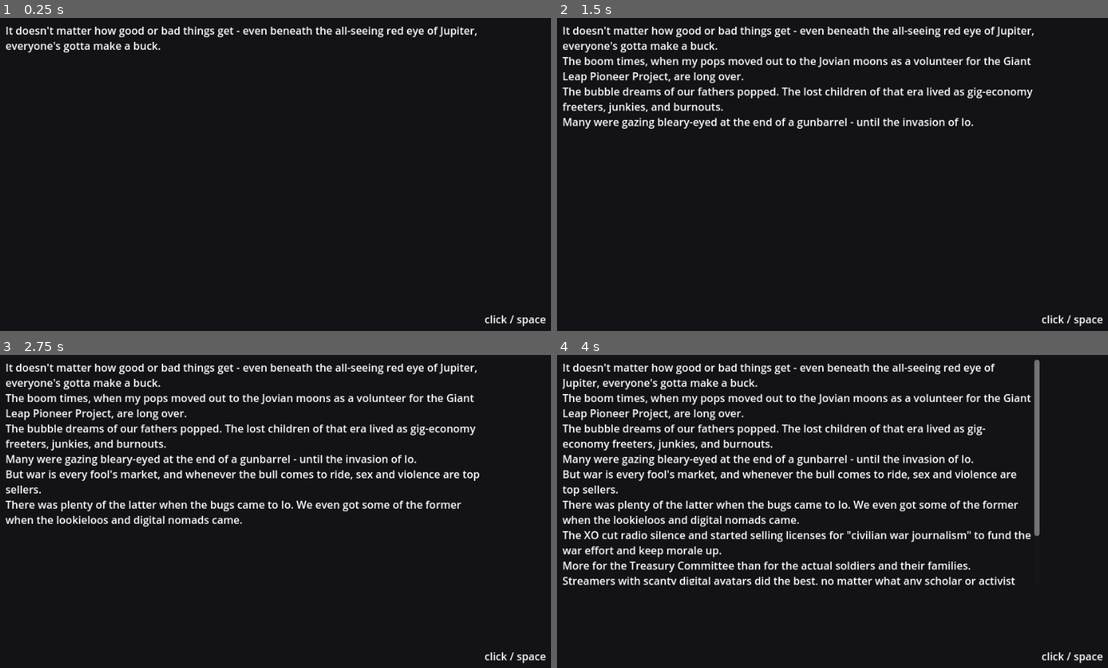
Above: before the commit, frames 1-4 (two rows, left to right).
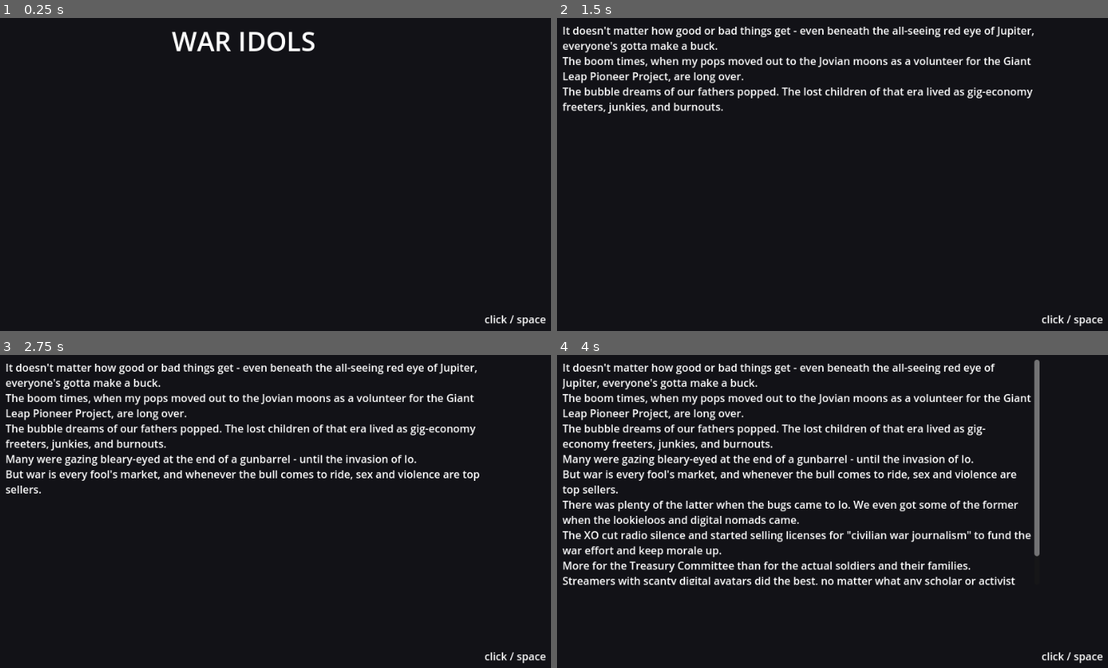
Above: after the commit, the same moments.

Repository: Wasumyon/war-idols
Game: Godot game, scene res://vn/vn.tscn
Two runs of this game, one before a commit and one after it. Both use one fixed random seed, a clock stepped at 60 frames per second and the inputs below. This scene is started directly instead of the project's main scene.
Inputs (mouse positions are in pixels of both pictures, inside the frame that each line leads up to):
- Up to frame 1 (0.25 s): no input
- Up to frame 2 (1.5 s): tap Enter at 0.5 s; move the mouse to (942, 143) at 0.52 s; hold D (turnRight) 0.53-1.28 s; tap Ctrl (drift) at 0.6 s; click (942, 143) at 0.67 s; tap Space at 0.77, 1.25 s; move the mouse to (672, 180) at 1.27 s; hold S (brake) from 1.28 s (still down); tap R at 1.35 s
- Up to frame 3 (2.75 s): tap Space at 1.52 s; tap Enter at 2 s; move the mouse to (308, 420) at 2.02 s; release S (brake) at 2.03 s; hold D (turnRight) from 2.03 s (still down); tap Shift at 2.1 s
- Up to frame 4 (4 s): tap Space at 2.75, 3.02, 3.77 s; move the mouse to (771, 570) at 2.77 s; release D (turnRight) at 2.78 s; hold W (accelerate) 2.78-3.53 s; tap Enter at 2.85, 3.5 s; click (771, 570) at 2.92 s; move the mouse to (992, 552) at 3.52 s; hold A (turnLeft) from 3.53 s (still down); tap Ctrl (drift) at 3.6 s

The runs differ from the first frame. In frame 1, 2.2% of the frame differs, in the area x 1-87%, y 2-12%; in frame 2, 1.1%; in frame 3, 1.8%; in frame 4, less than 0.1%.

Commit message:
VN: per-line appearance directives, sfx/music, colon-safe narration parsing

Diff:
--- a/car/vn/vn.gd
+++ b/car/vn/vn.gd
@@ -1,30 +1,40 @@
 extends Control
 ## Kinetic-VN driver. Reads a plain-text script - no JSON, no build step.
 ##
-## FORMAT
-##   == label          start a labelled beat (a jump target)
-##   Name: line        a dialogue line (BBCode allowed)
-##   (no colon) line   NARRATION - unattributed, full screen. Consecutive
-##                     narration lines merge into one block.
-##   Narrator: line    same as above (kept for readability); never shows a name.
+## LINE TYPES
+##   Name: text        dialogue  -> bottom box, name label, typewriter
+##   text / Narrator:  narration -> full screen, no name, one line added per click
 ##   ? choice text     a branch under the line above
-##   + stat n          effect for the branch above (or the beat, if no branch yet)
-##   -> label          jump to a label; leave blank to end the scene
-##   @ verb args       staging for the NEXT line
+##   + stat n          effect for the branch/line above (e.g. + hype 5)
+##   -> label          jump to a label; blank ends the scene
+##   == label          a named beat to jump to
 ##   # comment         ignored
 ##
-## @ VERBS
-##   @ stage <text>    a freeform stage direction; shown italic above the line
-##   @ input_name      open the name-entry panel while this line shows
+## DIRECTIVES  (own line; applies to the NEXT line)
+##   @ stage <text>    stage direction -> italic line above the dialogue
+##   @ fullscreen      force the full-screen narration look
+##   @ box             force the bottom dialogue box
+##   @ center          centre the text
+##   @ right           right-align the text
+##   @ small           smaller text
+##   @ large           larger text
+##   @ input_name      open the name-entry panel
+##   @ sfx <name>      play car/vn/sfx/<name>.ogg|wav|mp3 (one-shot)
+##   @ music <name>    swap the looping music; "@ music stop" stops it
 ##   @ portrait <who>  show a portrait (not wired to art yet)
 ##   @ sfx <name>      one-shot sound (not wired yet)
 ##   @ call <scene>    hand off to another scene (not wired yet)
 ##
-## SPEAKER
-##   "Player:" resolves to Game.display_name() - "Blockhead" until the player
-##   enters a name, then that name. "{player}" in the text expands the same way.
+## HOW A LINE IS CLASSIFIED: if the text before the first ":" is a single word
+## (no spaces), it's a speaker; otherwise the whole line is narration. So
+## "Chip: hi" is dialogue, but "Our contract: split 50/50" is narration.
+##
+## "Player:" resolves to Game.display_name() - "Blockhead" until the player
+## enters a name, then that name. "{player}" in text expands the same way.
 
 const CHARS_PER_SEC := 45.0
+const SFX_DIR := "res://vn/sfx/"
+const SFX_EXTS := ["ogg", "wav", "mp3"]
 
 ## Leave blank to play through Game.chapters in order; set a path to test one file.
 @export var chapter_file := ""
@@ -46,6 +56,8 @@
 @onready var hint: Label = $Hint
 @onready var name_panel: PanelContainer = $NamePanel
 @onready var name_input: LineEdit = $NamePanel/VBox/NameInput
+@onready var sfx_player: AudioStreamPlayer = $Sfx
+@onready var music_player: AudioStreamPlayer = $Music
 
 
 func _ready() -> void:
@@ -116,22 +128,21 @@
 				cur["force_end"] = (lbl == "")
 		else:
 			var spk := ""
-			var body := ""
+			var body := line
 			var i := line.find(":")
-			if i >= 0:
-				spk = line.substr(0, i).strip_edges()
-				body = line.substr(i + 1).strip_edges()
-			else:
-				body = line   # a bare line is narration
+			if i > 0:
+				var prefix := line.substr(0, i).strip_edges()
+				if prefix != "" and not prefix.contains(" ") and prefix.length() <= 24:
+					spk = prefix
+					body = line.substr(i + 1).strip_edges()
 			var is_narr: bool = spk == "" or spk == "Narrator" or spk == "~"
 
-			# Merge consecutive narration into one full-screen block.
-			if is_narr and not blocks.is_empty():
+			# Merge consecutive narration into a single full-screen block.
+			# A staged line stands alone so its directives don't leak.
+			if is_narr and pending_staging.is_empty() and not blocks.is_empty():
 				var prev: Dictionary = blocks[blocks.size() - 1]
-				if prev["narration"] and prev["choices"].is_empty() and prev["next_label"] == "" and not prev["force_end"]:
+				if prev["narration"] and prev["staging"].is_empty() and prev["choices"].is_empty() and prev["next_label"] == "" and not prev["force_end"]:
 					prev["text"] = str(prev["text"]) + "\n" + body
-					prev["staging"] = Array(prev["staging"]) + Array(pending_staging)
-					pending_staging.clear()
 					cur = prev
 					last_choice = null
 					continue
@@ -208,13 +219,19 @@
 	_node_id = id
 	var node: Dictionary = _nodes["nodes"][id]
 	_apply_effects(node.get("effects", {}))
+	_handle_audio(node)
 
 	_clear_choices()
 	hint.text = ""
 
+	var fullscreen: bool = bool(node.get("narration", false))
+	if _has_staging(node, "fullscreen"):
+		fullscreen = true
+	if _has_staging(node, "box"):
+		fullscreen = false
+
 	var body := _compose_text(node)
-	if bool(node.get("narration", false)):
-		# Unattributed, full screen. Lines accumulate one click at a time.
+	if fullscreen:
 		box.visible = false
 		portrait.visible = false
 		narration_label.visible = true
@@ -252,8 +269,8 @@
 	return spk
 
 
-## Displayed text: "@ stage" directions become an italic block above the line,
-## and "{player}" expands to the player's display name.
+## Displayed text: staging becomes an italic block on top, and directives add
+## alignment / size via BBCode.
 func _compose_text(node: Dictionary) -> String:
 	var shown: Array[String] = []
 	for d in node.get("staging", []):
@@ -263,6 +280,14 @@
 	var t := str(node.get("text", "")).replace("{player}", Game.display_name())
 	if not shown.is_empty():
 		t = "[i]%s[/i]\n%s" % ["\n".join(shown), t]
+	if _has_staging(node, "center"):
+		t = "[center]%s[/center]" % t
+	elif _has_staging(node, "right"):
+		t = "[right]%s[/right]" % t
+	if _has_staging(node, "small"):
+		t = "[font_size=22]%s[/font_size]" % t
+	elif _has_staging(node, "large"):
+		t = "[font_size=40]%s[/font_size]" % t
 	return t
 
 
@@ -272,6 +297,59 @@
 		if parts.size() >= 1 and parts[0] == verb:
 			return true
 	return false
+
+
+## Plays any @ sfx / @ music directives attached to this line.
+func _handle_audio(node: Dictionary) -> void:
+	for d in node.get("staging", []):
+		var parts := str(d).split(" ", true, 1)
+		if parts.size() < 2:
+			continue
+		if parts[0] == "sfx":
+			_play_sfx(parts[1].strip_edges())
+		elif parts[0] == "music":
+			_play_music(parts[1].strip_edges())
+
+
+func _load_sound(name: String) -> AudioStream:
+	if name == "":
+		return null
+	if name.begins_with("res://"):
+		return load(name) as AudioStream
+	for ext in SFX_EXTS:
+		var p := "%s%s.%s" % [SFX_DIR, name, ext]
+		if ResourceLoader.exists(p):
+			return load(p) as AudioStream
+	return null
+
+
+func _play_sfx(name: String) -> void:
+	var s := _load_sound(name)
+	if s == null:
+		push_warning("VN: missing sfx '%s' (expected %s%s.ogg|wav|mp3)" % [name, SFX_DIR, name])
+		return
+	sfx_player.stream = s
+	sfx_player.play()
+
+
+func _play_music(name: String) -> void:
+	if name == "" or name == "stop":
+		music_player.stop()
+		return
+	var s := _load_sound(name)
+	if s == null:
+		push_warning("VN: missing music '%s' (expected %s%s.ogg|wav|mp3)" % [name, SFX_DIR, name])
+		return
+	if music_player.stream == s and music_player.playing:
+		return
+	if s is AudioStreamOggVorbis:
+		s.loop = true
+	elif s is AudioStreamMP3:
+		s.loop = true
+	elif s is AudioStreamWAV:
+		s.loop_mode = AudioStreamWAV.LOOP_FORWARD
+	music_player.stream = s
+	music_player.play()
 
 
 func _show_name_input() -> void:
--- a/car/vn/vn.tscn
+++ b/car/vn/vn.tscn
@@ -101,6 +101,10 @@
 grow_vertical = 2
 bbcode_enabled = true
 
+[node name="Sfx" type="AudioStreamPlayer" parent="."]
+
+[node name="Music" type="AudioStreamPlayer" parent="."]
+
 [node name="NamePanel" type="PanelContainer" parent="."]
 visible = false
 layout_mode = 0
Not shown, changed: car/vn/dialogue/01_intro.txt
Not shown, changed: car/vn/dialogue/02_stream.txt
Not shown, changed: car/vn/dialogue/03_car.txt
Not shown, changed: car/vn/dialogue/04_mission_clear.txt
Not shown, added: car/vn/sfx/README.txt
